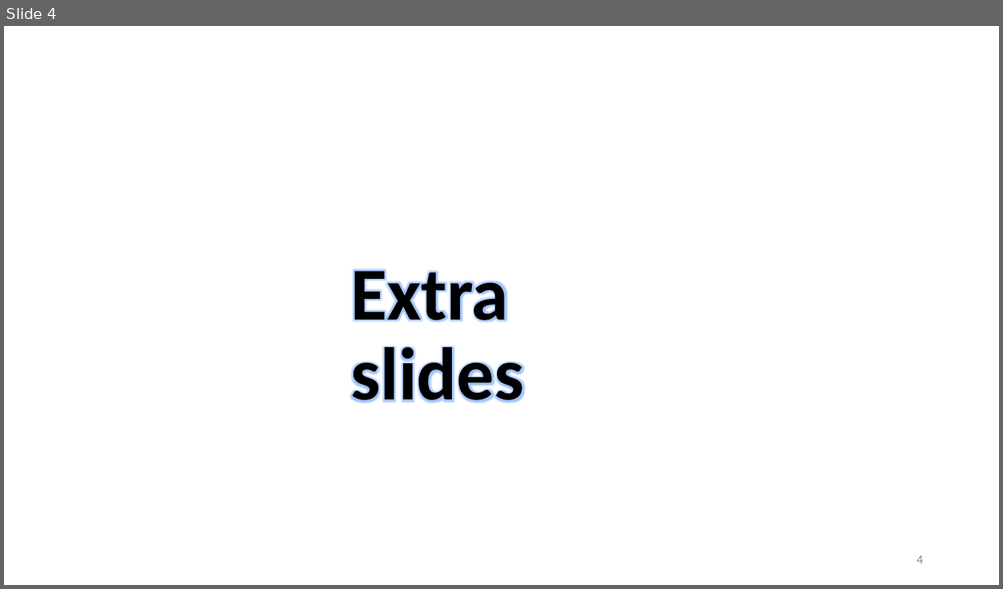
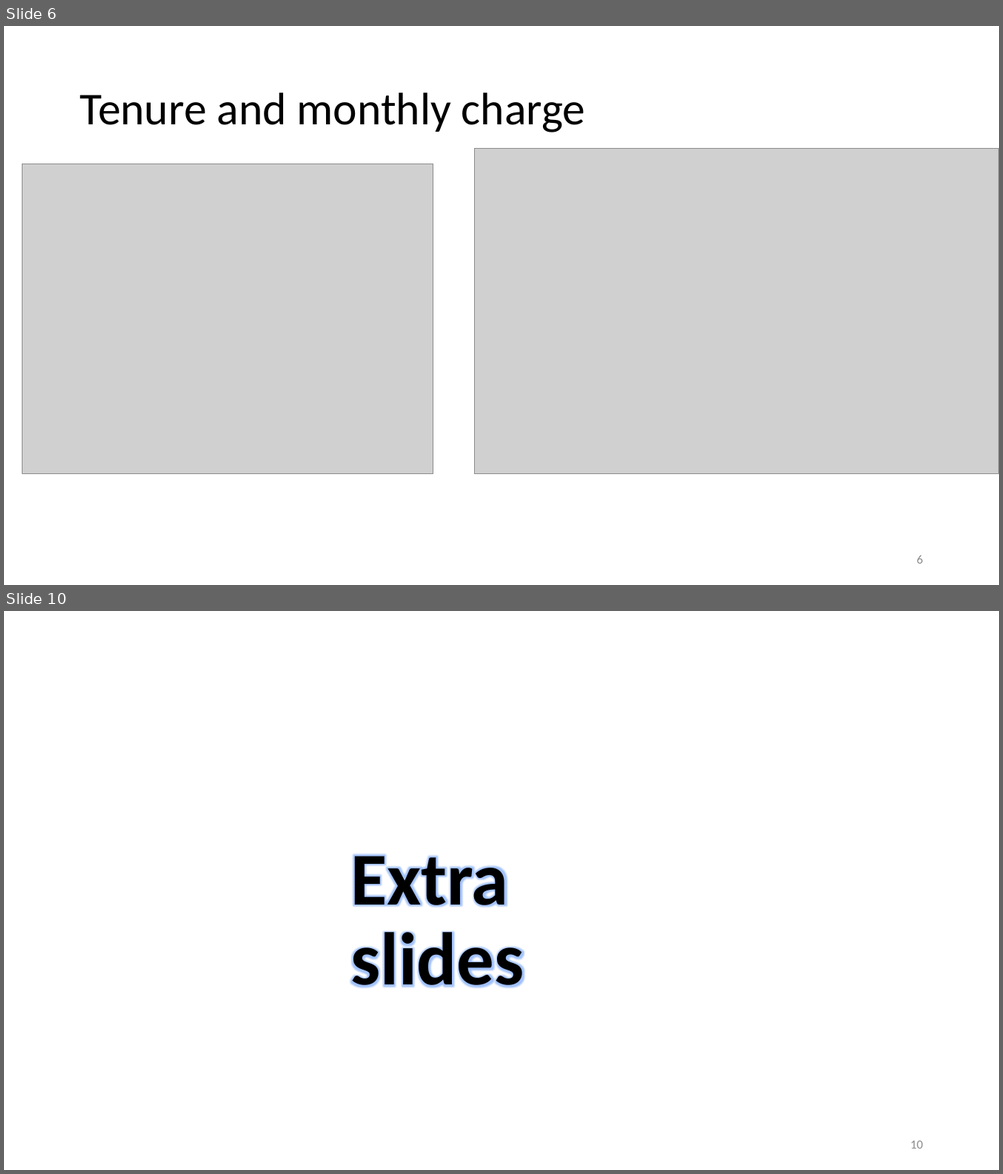
Before and after one commit to GitHub-ccd/Customer_churn_classification_MOD_3, a slide deck: ppt/MOD_3_non_technical.pptx. Shown one above the other, each under a label of ours: slide 4 before the commit, slides 6 and 10 after it; the slides between them are not shown. The pictures are 1003x589 and 1003x1174 pixels, drawn with LibreOffice and Linux fonts; fonts in the diff are those of the drawing; grey boxes stand for pictures; background and template pictures are left out. Boxes give left, top, right and bottom in pixels: in the first picture for what was removed or moved away, otherwise in the second. Text is boxed around its words. In the diff, an @@ line names an element or a change of style, - is before the commit and + after.

```diff
--- a/ppt/MOD_3_non_technical.pptx
+++ b/ppt/MOD_3_non_technical.pptx
@@ slide 6 added at [4, 26, 999, 585], background #FFFFFF @@
@@ title added at [79, 93, 586, 133], 44 pt, text #000000 @@
+Tenure and monthly charge
@@ picture added at [475, 149, 999, 474] @@
@@ picture added at [22, 164, 433, 474] @@
@@ page number added at [916, 556, 922, 564], 12 pt, text #8C8C8C @@
+6
@@ what was slide 4 is now slide 10 @@
@@ page number at [910, 1141, 922, 1149]: text changed @@
-4
+10
```
Also in this commit, not shown: 3 slides changed, 5 other slides added, 25 other files.
